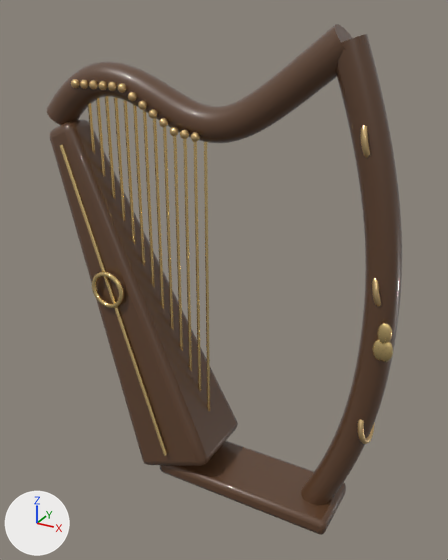
An edit to the glTF model presentations/cantillon/models/glb/harp.glb, drawn before and after from the same camera.
Before and after are seen from a 50 mm lens placed at (0.806, -1.382, 0.717), pointed at (0.039, 0.013, 0.02). The lights are fixed; the arrows at lower left show +X, +Y and +Z. The older version comes first.

In view in the first picture: 'm_fn_s10', 'm_fn_s11', 'm_fn_s12', 'm_fn_s5', 'm_fn_s6', 'm_fn_s7', 'm_fn_s8', 'm_fn_s9', 'm_root' and 5 more.
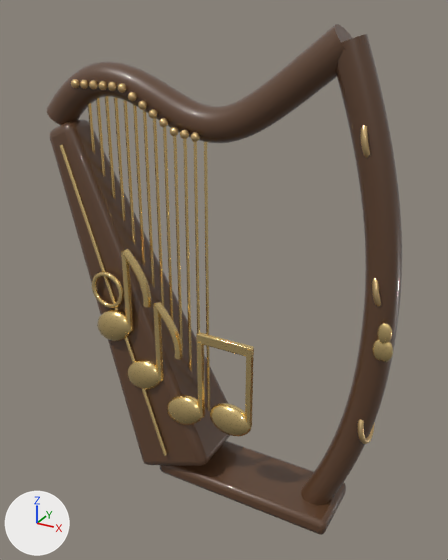
Location of each change, [x1, y1, x2, y2] in pixels of the pictures (448 x 560 px):
```json
{"object": "m_note1", "change": "added", "after": [167, 332, 254, 436], "on screen": "beige"}
{"object": "m_note2", "change": "added", "after": [97, 249, 151, 341], "on screen": "beige"}
{"object": "m_note0", "change": "added", "after": [127, 302, 183, 390], "on screen": "beige"}
```

The change, as JSON lines over the scene's bpy script:
```json
{"op": "add", "block": "me_sphere_019", "code": ["me_sphere_019 = bpy.data.meshes.new('Sphere.019')", "me_sphere_019.from_pydata(...)  # 354 vertices, 696 faces; spans x -0.334..-0.134, y -0.127..-0.073, z -0.203..0.105", "me_sphere_019.materials.append(mat_gold)  # beige #ffdf99"]}
{"op": "add", "block": "me_sphere_017", "code": ["me_sphere_017 = bpy.data.meshes.new('Sphere.017')", "me_sphere_017.from_pydata(...)  # 380 vertices, 740 faces; spans x -0.094..0.189, y -0.127..-0.073, z -0.423..-0.098", "me_sphere_017.materials.append(mat_gold)  # beige #ffdf99"]}
{"op": "add", "block": "me_sphere_016", "code": ["me_sphere_016 = bpy.data.meshes.new('Sphere.016')", "me_sphere_016.from_pydata(...)  # 354 vertices, 696 faces; spans x -0.234..-0.034, y -0.127..-0.073, z -0.343..-0.035", "me_sphere_016.materials.append(mat_gold)  # beige #ffdf99"]}
{"op": "add", "block": "ob_m_note2", "code": ["ob_m_note2 = bpy.data.objects.new('m_note2', me_sphere_019)", "ob_m_note2.location = (0.0, 0.0, 0.0)"]}
{"op": "add", "block": "ob_m_note1", "code": ["ob_m_note1 = bpy.data.objects.new('m_note1', me_sphere_017)", "ob_m_note1.location = (0.0, 0.0, 0.0)"]}
{"op": "add", "block": "ob_m_note0", "code": ["ob_m_note0 = bpy.data.objects.new('m_note0', me_sphere_016)", "ob_m_note0.location = (0.0, 0.0, 0.0)"]}
```
